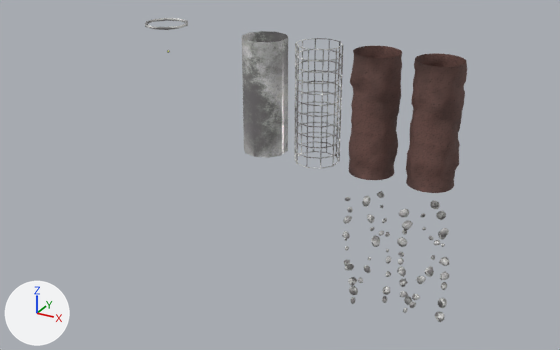
Renders of the glTF model assets/models/models.glb from each side of a commit.
Camera for both pictures: a 50 mm camera at (33.3, -44.0, 16.2) aimed at (8.7, 0.9, -6.2). The lights are fixed; the arrows at lower left show +X, +Y and +Z. Where no turn or scale is listed for an object, it has been applied to the vertices. Vertices at the same position are counted once.

In view in the first picture: 'Cylinder_bars', 'Cylinder_dirt_1', 'Cylinder_dirt_2', 'Cylinder_tube', 'Rocks_1', 'Rocks_2'.
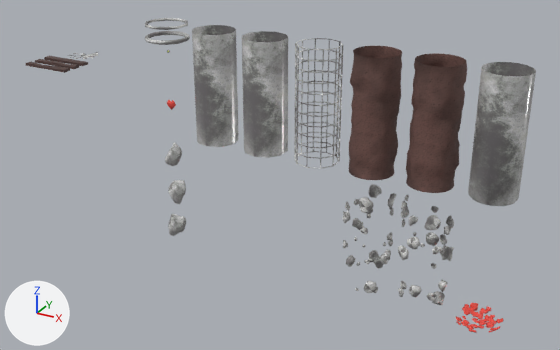
Edits to the bpy script that builds the scene:
```text
Change me_rocks_2:
    remove me_rocks_2.from_pydata(...)  # 1260 vertices, 2400 faces; spans x -1.78..1.76, y -1.7..1.76, z -4.35..4.03
    add me_rocks_2.from_pydata(...)  # 3660 vertices, 7200 faces; spans x -1.72..1.69, y -1.74..1.86, z -3.46..3.73
    me_rocks_2 part 1: the loose piece of 42 vertices spanning x -1.45..-0.89, y -1.25..-0.61, z 2.27..2.83 is rebuilt with 125 vertices and now spans x -1.48..-1.04, y -1.17..-0.53, z 2.16..2.81
    me_rocks_2 part 2: 20 loose pieces with 840 vertices, spanning x -1.78..1.76, y -1.68..1.7, z -4.35..4.03, are deleted
    me_rocks_2 part 3: 378 vertices removed from x -1.6..1.63, y -1.7..1.76, z -3.47..3.47; 3535 vertices added at x -1.72..1.69, y -1.74..1.86, z -3.46..3.73
Change me_rock_1_002:
    remove me_rock_1_002.from_pydata(...)  # 1260 vertices, 2400 faces; spans x -1.84..1.83, y -1.75..1.71, z -3.95..4.14
    add me_rock_1_002.from_pydata(...)  # 3660 vertices, 7200 faces; spans x -1.69..1.85, y -1.71..1.83, z -3.47..3.83
    me_rock_1_002 part 4: 20 loose pieces with 840 vertices, spanning x -1.84..1.62, y -1.74..1.71, z -3.95..4.14, are deleted
    me_rock_1_002 part 5: 420 vertices removed from x -1.76..1.83, y -1.75..1.23, z -3.85..4.03; 3660 vertices added at x -1.69..1.85, y -1.71..1.83, z -3.47..3.83
Change ob_rocks_1:
    ob_rocks_1.location: (16.0, 0.0, -10.0) -> (16.0, 0.0, -9.0)
Change ob_rocks_2:
    ob_rocks_2.location: (20.0, 0.0, -10.0) -> (20.0, 0.0, -9.0)
Add ob_bar_3:
    ob_bar_3 = bpy.data.objects.new('Bar_3', me_bar_3)  # 40 vertices, 80 faces; spans x -2.0..2.0, y -0.3..0.3, z -0.1..0.13; in mat_mat_wood (picture img_tex_wood)
    ob_bar_3.location = (-10.0, -2.0, 0.0)
Add ob_bar_2:
    ob_bar_2 = bpy.data.objects.new('Bar_2', me_bar_2)  # 40 vertices, 76 faces; spans x -2.0..2.0, y -0.3..0.3, z -0.1..0.17; in mat_mat_wood (picture img_tex_wood)
    ob_bar_2.location = (-10.0, -1.0, 0.0)
Add ob_bar_1:
    ob_bar_1 = bpy.data.objects.new('Bar_1', me_bar_1)  # 16 vertices, 28 faces; spans x -2.0..2.0, y -0.3..0.3, z -0.1..0.1; in mat_mat_wood (picture img_tex_wood)
    ob_bar_1.location = (-10.0, 0.0, 0.0)
Add ob_hearts:
    ob_hearts = bpy.data.objects.new('Hearts', me_hearts)  # 1200 vertices, 2240 faces; spans x -1.4..1.56, y -1.61..1.56, z -4.19..-3.68; in mat_mat_heart (red #e74b40)
    ob_hearts.location = (24.0, 0.0, -9.0)
Add ob_ring_metal_2:
    ob_ring_metal_2 = bpy.data.objects.new('Ring_metal_2', me_ring_metal_2)  # a torus around z (ring radius 1.45, tube radius 0.15) spanning x -1.6..1.6, y -1.6..1.6, z -0.15..0.15; in mat_mat_bars (picture img_tex_rock)
    ob_ring_metal_2.location = (0.0, 0.0, 3.0)
Add ob_rock_3:
    ob_rock_3 = bpy.data.objects.new('Rock_3', me_rock_3)  # 242 vertices, 480 faces; spans x -0.61..0.49, y -0.83..0.96, z -0.84..0.92; in mat_mat_rock (picture img_tex_rock)
    ob_rock_3.location = (0.0, 0.0, -12.0)
Add ob_rock_2:
    ob_rock_2 = bpy.data.objects.new('Rock_2', me_rock_2)  # 242 vertices, 480 faces; spans x -0.45..0.7, y -0.69..1.13, z -1.04..0.77; in mat_mat_rock (picture img_tex_rock)
    ob_rock_2.location = (0.0, 0.0, -9.0)
Add ob_rock_1:
    ob_rock_1 = bpy.data.objects.new('Rock_1', me_rock_1)  # 242 vertices, 480 faces; spans x -0.37..0.48, y -0.97..0.94, z -0.93..0.88; in mat_mat_rock (picture img_tex_rock)
    ob_rock_1.location = (0.0, 0.0, -6.0)
Add ob_cylinder_win:
    ob_cylinder_win = bpy.data.objects.new('Cylinder_win', me_cylinder_win)  # 96 vertices, 158 faces; spans x -1.5..1.5, y -1.5..1.5, z -4.0..4.0; in mat_mat_bars (picture img_tex_rock)
    ob_cylinder_win.location = (24.0, 0.0, 0.0)
Add ob_cylinder:
    ob_cylinder = bpy.data.objects.new('Cylinder', me_cylinder)  # 64 vertices, 64 faces; spans x -1.5..1.5, y -1.5..1.5, z -4.0..4.0; in mat_mat_bars (picture img_tex_rock)
    ob_cylinder.location = (4.0, 0.0, 0.0)
Add ob_heart:
    ob_heart = bpy.data.objects.new('Heart', me_heart)  # 30 vertices, 56 faces; spans x -0.42..0.42, y -0.126..0.126, z -0.42..0.362; in mat_mat_heart (red #e74b40)
    ob_heart.location = (0.0, 0.0, -2.0)
```

What differs and where, as boxes (x1, y1, x2, y2) in the pictures (560 x 350 px):
'Cylinder_win', added
    after: (468, 62, 536, 206)
'Cylinder', added
    after: (192, 25, 238, 147)
'Rocks_2', reshaped, moved (8% wider, 10% shorter)
    before: (397, 200, 449, 322)
    after: (398, 195, 454, 305)
'Rocks_1', reshaped, moved (8% wider)
    before: (342, 191, 391, 304)
    after: (343, 184, 396, 293)
'Hearts', added (red)
    after: (456, 303, 504, 333)
'Ring_metal_2', added
    after: (145, 31, 190, 45)
'Rock_2', added
    after: (168, 180, 186, 204)
'Rock_3', added
    after: (168, 214, 186, 236)
'Rock_1', added
    after: (165, 142, 182, 166)
'Bar_1', added
    after: (44, 56, 88, 66)
'Bar_3', added
    after: (25, 62, 70, 73)
'Bar_2', added
    after: (35, 59, 79, 69)
'Heart', added
    after: (167, 100, 176, 110)
part 1 of me_rocks_2, rebuilt (40% narrower, 22% taller)
    before: (343, 216, 352, 224)
    after: (345, 201, 350, 211)
part 2 of me_rocks_2, deleted
    before: (344, 191, 390, 303)
part 3 of me_rocks_2, built on
    before: (342, 196, 391, 304)
    after: (343, 184, 396, 293)
part 4 of me_rock_1_002, deleted
    before: (397, 200, 449, 313)
part 5 of me_rock_1_002, built on
    before: (397, 209, 449, 322)
    after: (398, 195, 454, 305)
